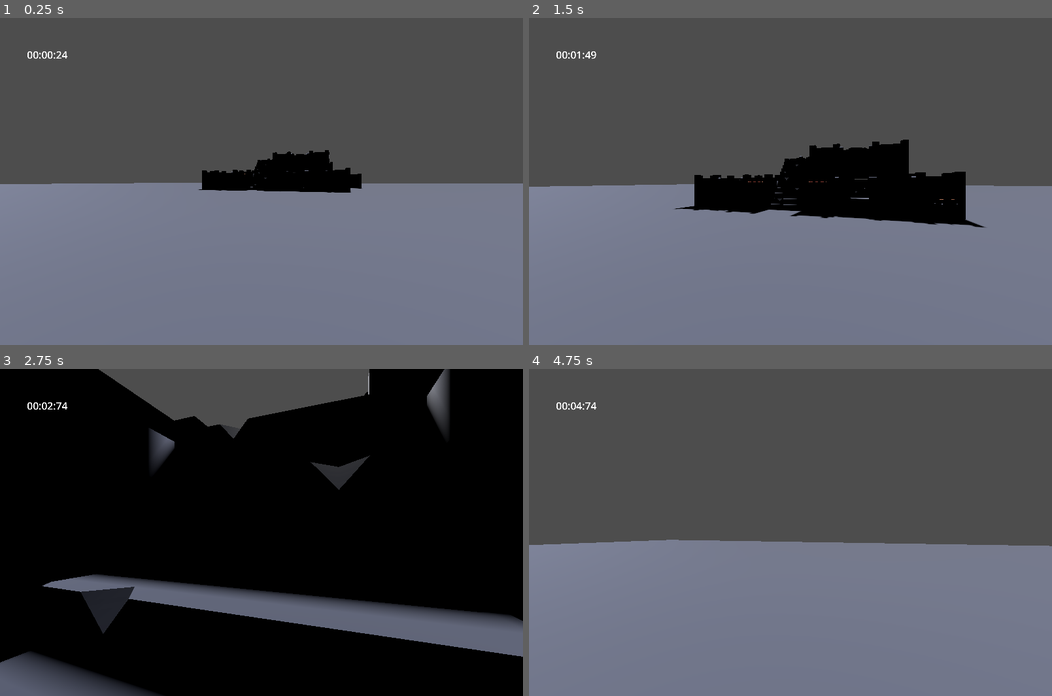
Above: before the commit, frames 1-4 (two rows, left to right).
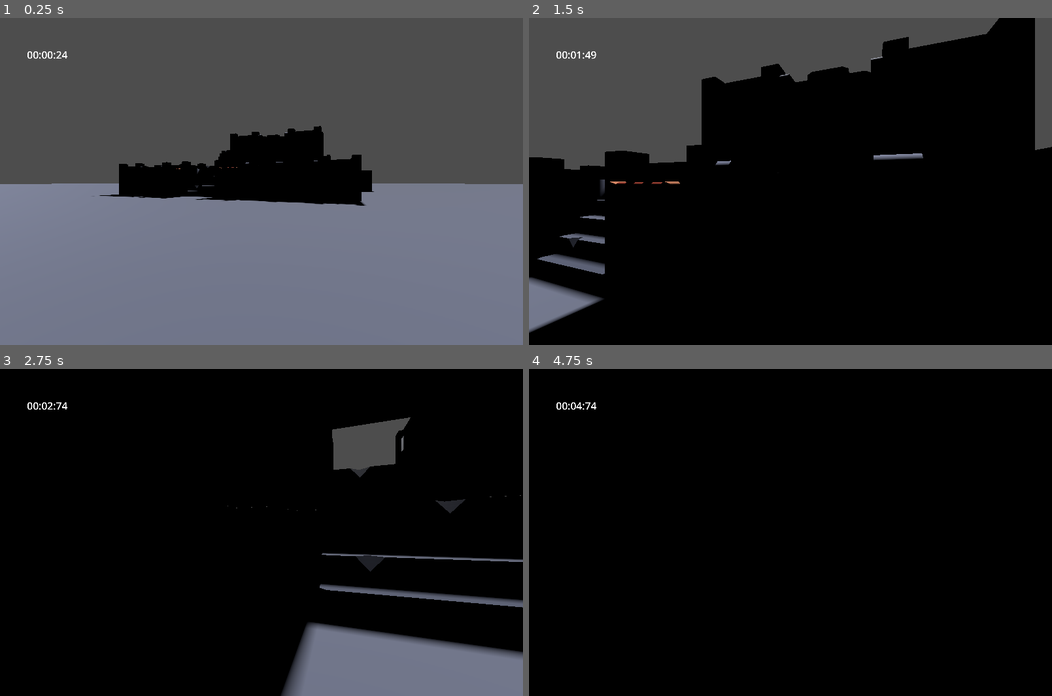
Above: after the commit, the same moments.

Repository: brambekkers/god
Game: Godot game, scene res://scenes/TestScene.tscn
Same seed, same stepped clock (60 frames per second), same inputs: the game is played once before the commit and once after it.
Inputs:
- Up to frame 1 (0.25 s): no input
- Up to frame 2 (1.5 s): tap Enter at 0.5 s; hold W (move_forward) from 0.53 s (still down); tap Space (jump) at 0.77 s
- Up to frame 3 (2.75 s): keep holding W (move_forward); tap Space (jump) at 1.52 s
- Up to frame 4 (4.75 s): keep holding W (move_forward); tap Space (jump) at 3.02, 3.77, 4.52 s

The runs differ from the first frame. In frame 1, 4.8% of the frame differs, in the area x 17-100%, y 33-58%; in frame 2, 68%; in frame 3, 29%; in frame 4, 100%, in the area x 0-100%, y 0-100%.

Commit message:
test scene

Diff:
--- a/scenes/TestScene.tscn
+++ b/scenes/TestScene.tscn
@@ -20,7 +20,7 @@
 
 [node name="Player" parent="." instance=ExtResource("1_k5501")]
 transform = Transform3D(-0.939693, 0, -0.34202, 0, 1, 0, 0.34202, 0, -0.939693, -2.00774, 0, -2.73014)
-start_pos = Vector3(-5, 0, -10)
+start_pos = Vector3(-5, 0, -5)
 
 [node name="DirectionalLight3D" type="DirectionalLight3D" parent="."]
 transform = Transform3D(1, 0, 0, 0, 0.688355, 0.725374, 0, -0.725374, 0.688355, 0, 53.7122, 68.6044)
